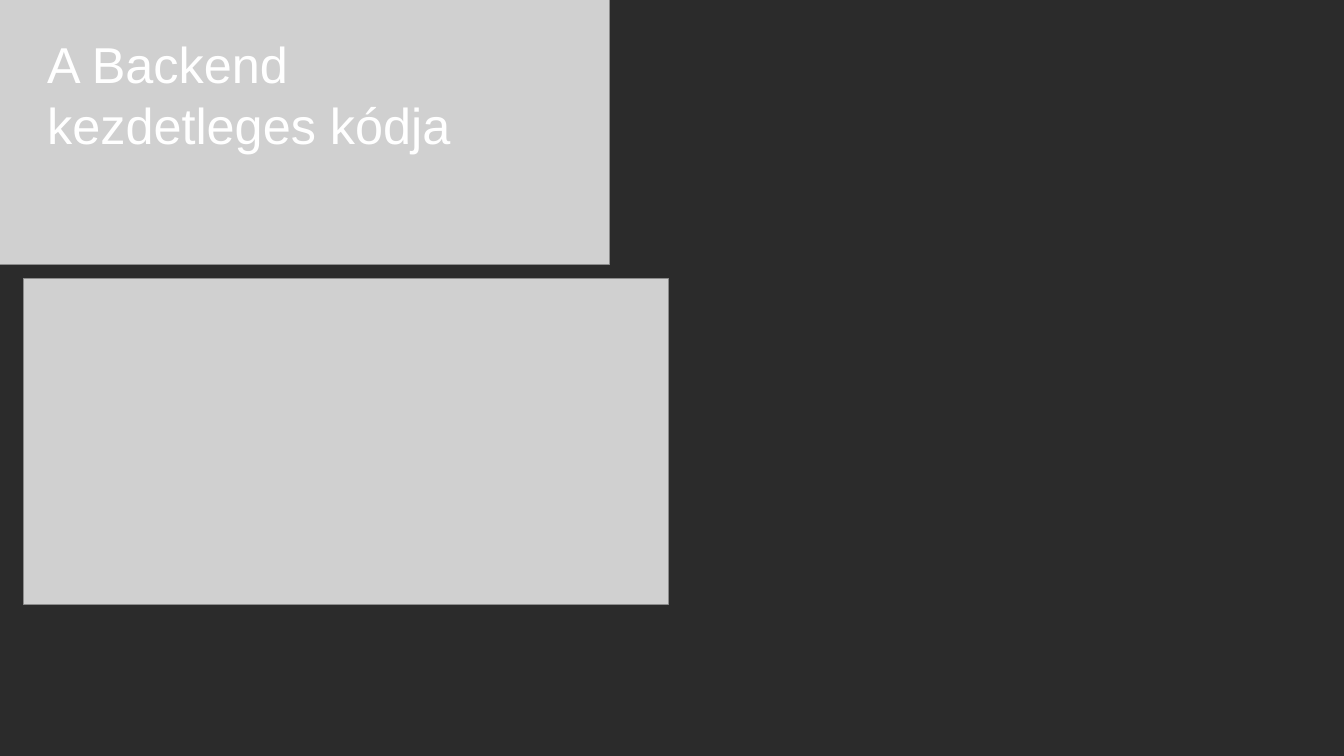
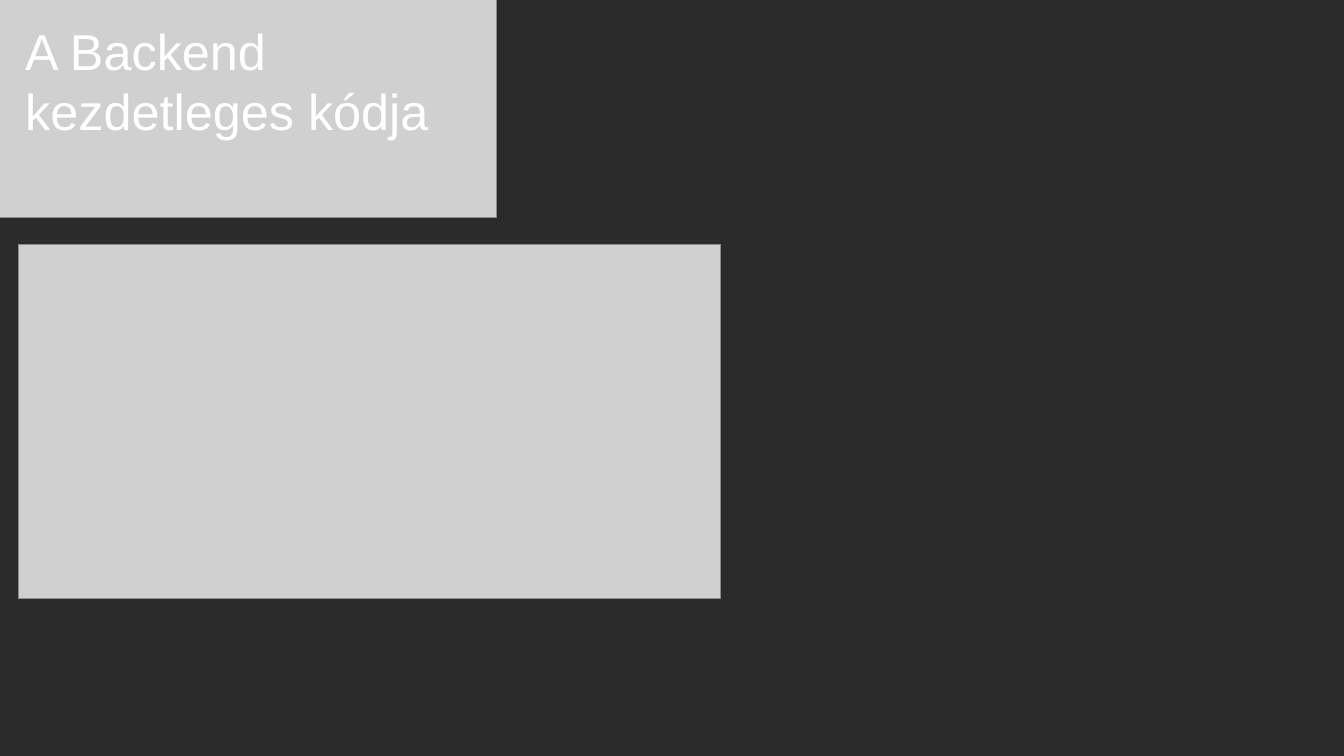
Before and after one commit to ponuzsr/vizsgaremek, a slide deck: slide 16 of Vizsgaremek_Ppt.pptx (slide 11 before the commit). Drawn at 1344x756 pixels with LibreOffice and Linux fonts; fonts in the diff are those of the drawing; grey boxes stand for pictures; background and template pictures are left out; a plain dark background stands for a picture behind light text. Boxes give left, top, right and bottom in pixels: in the first picture for what was removed or moved away, otherwise in the second. Text is boxed around its words. In the diff, an @@ line names an element or a change of style, - is before the commit and + after.

```diff
--- a/Vizsgaremek_Ppt.pptx
+++ b/Vizsgaremek_Ppt.pptx
@@ picture: place and size @@
-picture at <box>0,0,610,264</box>
+picture at <box>0,0,497,218</box>
@@ text "A Backend kezdetleges kódja": place and size @@
-text "A Backend kezdetleges kódja" at <box>47,47,450,154</box>
+text "A Backend kezdetleges kódja" at <box>25,34,428,140</box>
@@ picture: place and size @@
-picture at <box>23,278,668,604</box>
+picture at <box>18,244,721,599</box>
```
Also in this commit, not shown: 6 other slides changed, 12 slides added, 7 slides removed.
